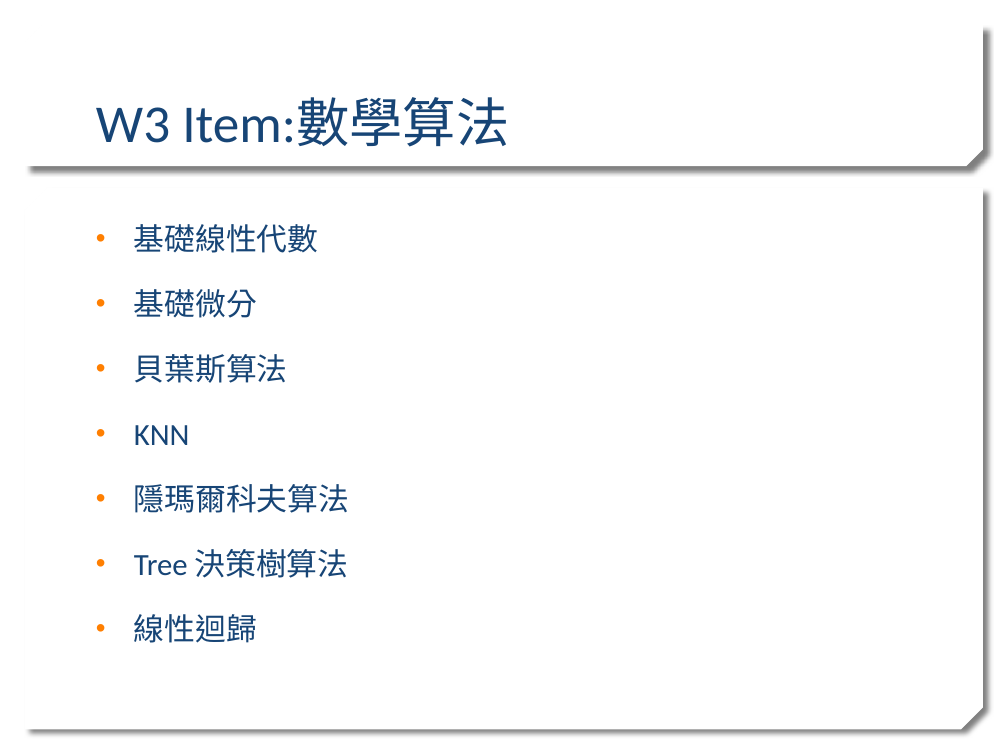
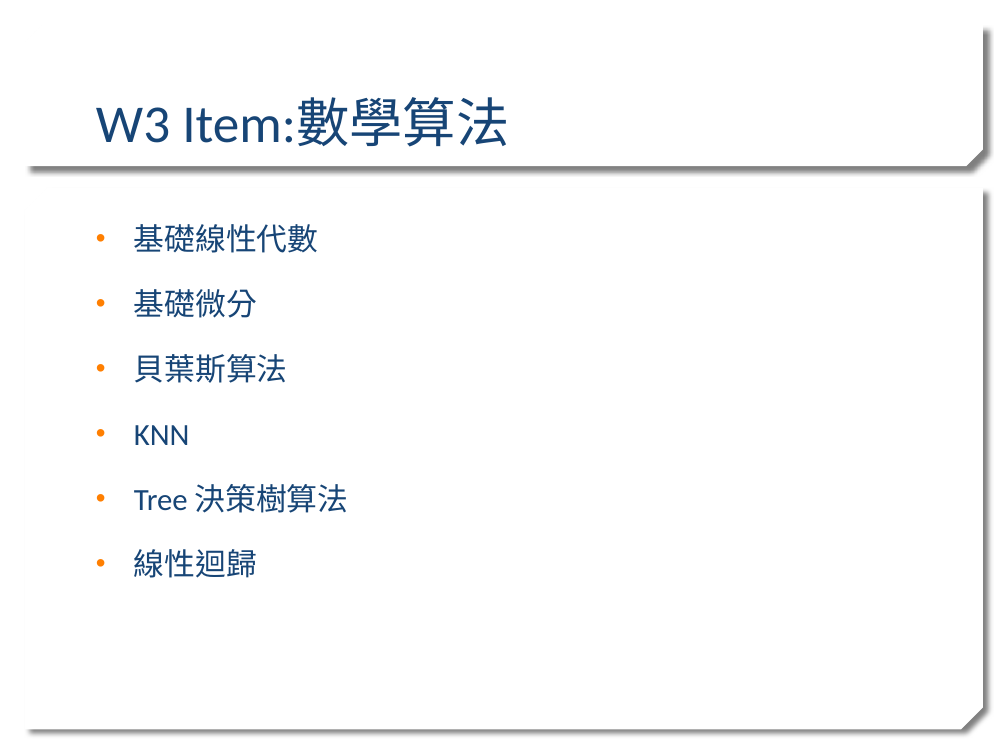
Before and after one commit to stereo720712/2020_Learn_practice_Machine_Learning, a slide deck: slide 6 of ml traing sean_detail.pptx. Drawn at 1008x756 pixels with LibreOffice and Linux fonts; fonts in the diff are those of the drawing; background and template pictures are left out. Boxes give left, top, right and bottom in pixels: in the first picture for what was removed or moved away, otherwise in the second. Text is boxed around its words. In the diff, an @@ line names an element or a change of style, - is before the commit and + after.

```diff
--- a/ml traing sean_detail.pptx
+++ b/ml traing sean_detail.pptx
@@ text at box(134, 484, 349, 513): paragraph removed @@
-• 隱瑪爾科夫算法
```
